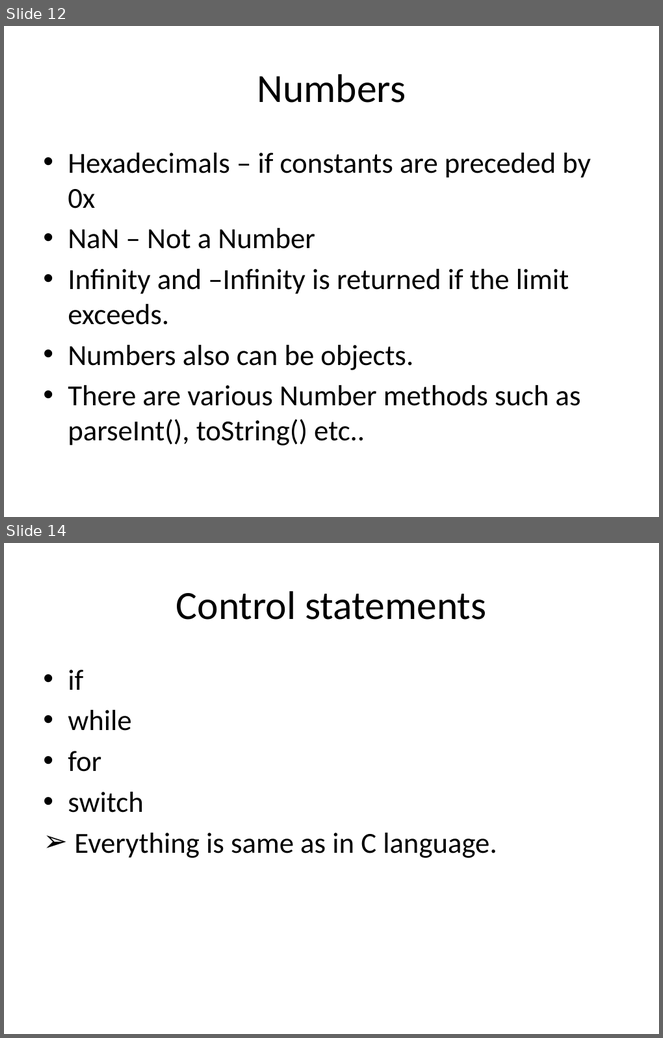
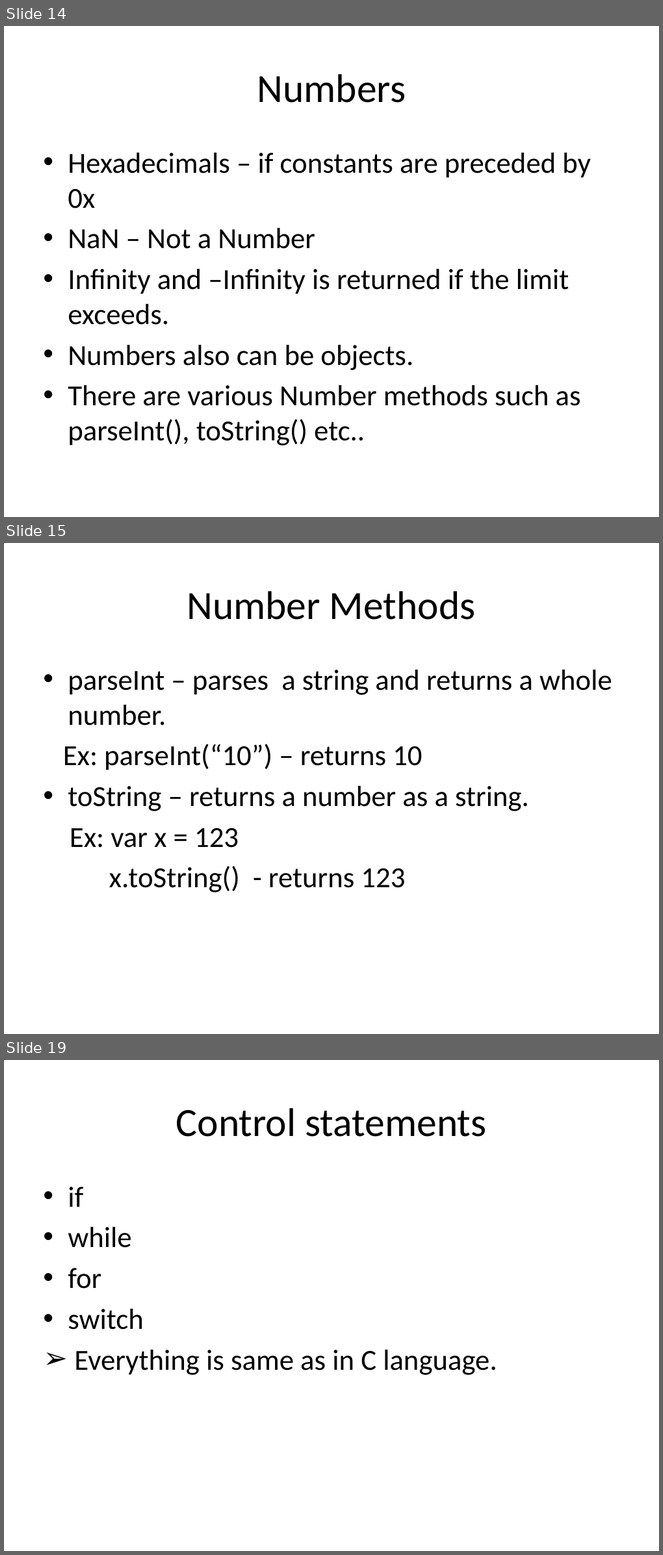
Before and after one commit to ManasaGajulavarthy/Intern_HMIT, a slide deck: JAVASCRIPT.pptx. Shown one above the other, each under a label of ours: slides 12 and 14 before the commit, slides 14, 15 and 19 after it; the slides between them are not shown. The pictures are 663x1038 and 663x1555 pixels, drawn with LibreOffice and Linux fonts; fonts in the diff are those of the drawing. Boxes give left, top, right and bottom in pixels: in the first picture for what was removed or moved away, otherwise in the second. Text is boxed around its words. In the diff, an @@ line names an element or a change of style, - is before the commit and + after.

```diff
--- a/JAVASCRIPT.pptx
+++ b/JAVASCRIPT.pptx
@@ slide 15 added at [4,543,659,1034], background #FFFFFF @@
@@ title added at [187,591,476,620], 44 pt, text #000000 @@
+Number Methods
@@ text added at [63,670,612,893], 32 pt, text #000000 @@
+• parseInt – parses a string and returns a whole number.
+Ex: parseInt(“10”) – returns 10
+• toString – returns a number as a string.
+Ex: var x = 123
+x.toString() - returns 123
@@ what was slide 12 is now slide 14 @@
@@ what was slide 14 is now slide 19 @@
```
Also in this commit, not shown: 10 slides changed, 6 other slides added, 1 slide removed, 1 other file.
